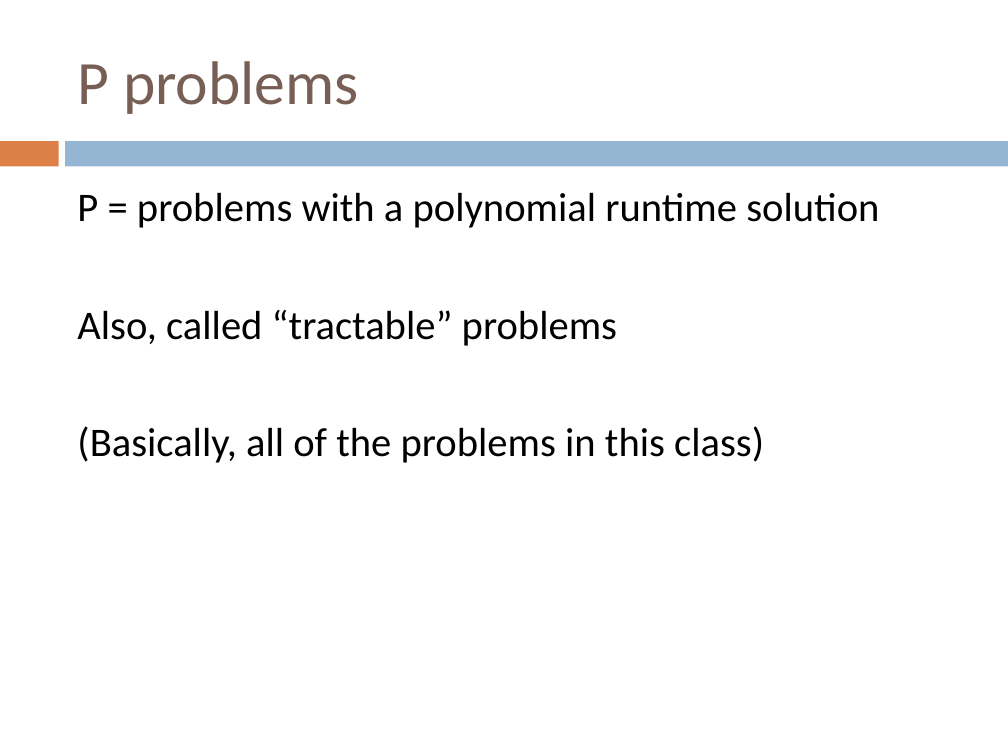
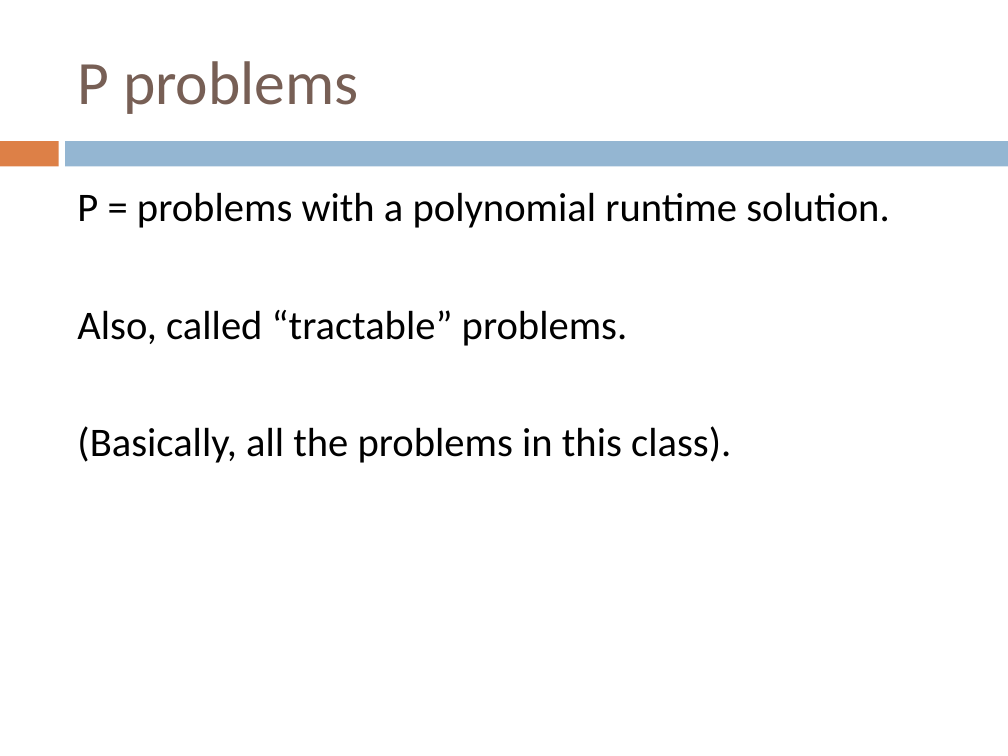
Before and after one commit to Collins-kariuk/Algorithms, a slide deck: slide 3 of Lectures/Lecture 24_NP-Complete Reductions.pptx. Drawn at 1008x756 pixels with LibreOffice and Linux fonts; fonts in the diff are those of the drawing. Boxes give left, top, right and bottom in pixels: in the first picture for what was removed or moved away, otherwise in the second. Text is boxed around its words. In the diff, an @@ line names an element or a change of style, - is before the commit and + after.

```diff
--- a/Lectures/Lecture 24_NP-Complete Reductions.pptx
+++ b/Lectures/Lecture 24_NP-Complete Reductions.pptx
@@ text at (77,192,889,463): text changed @@
-P = problems with a polynomial runtime solution
-Also, called “tractable” problems
-(Basically, all of the problems in this class)
+P = problems with a polynomial runtime solution.
+Also, called “tractable” problems.
+(Basically, all the problems in this class).
```
Also in this commit, not shown: 26 other slides changed.
